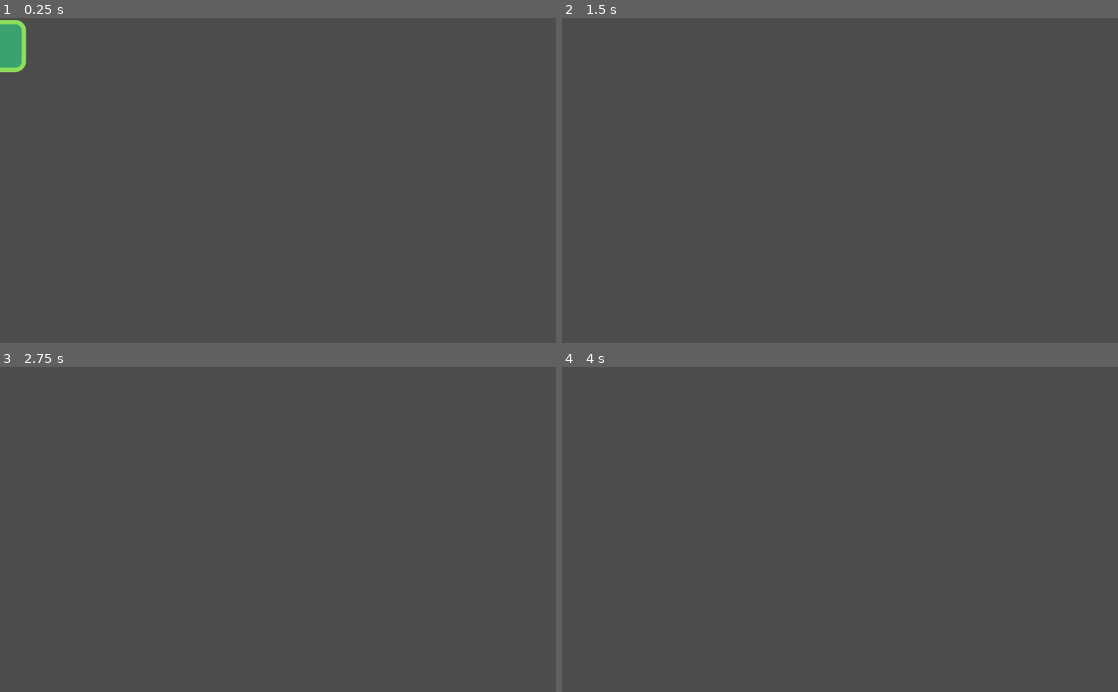
Above: before the commit, frames 1-4 (two rows, left to right).
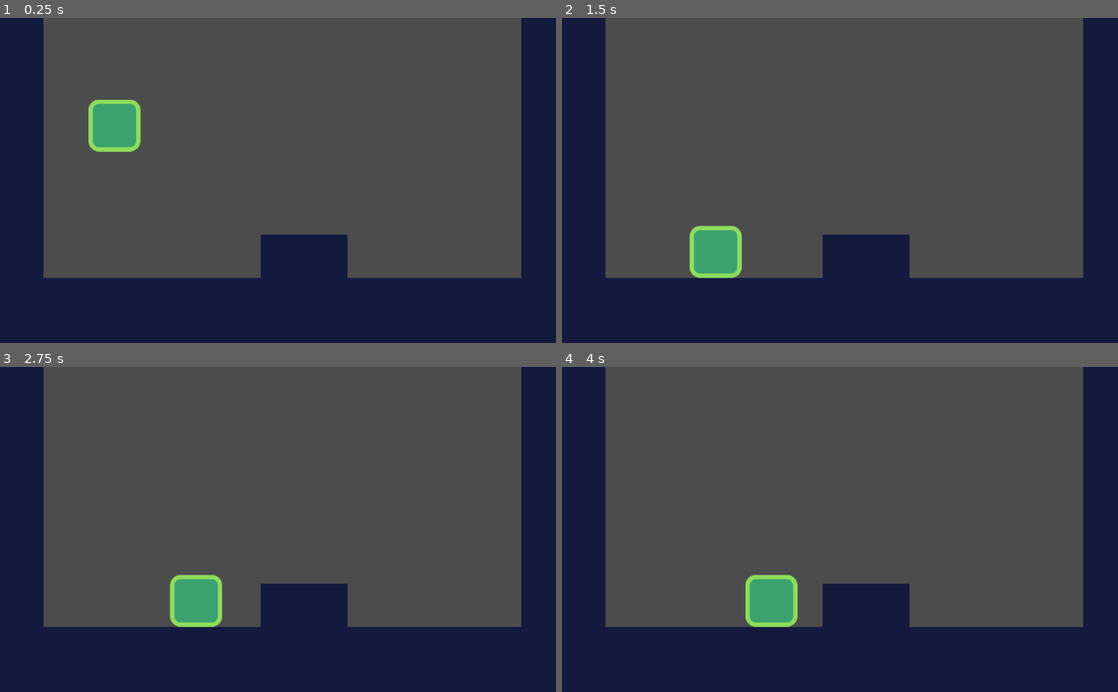
Above: after the commit, the same moments.

Repository: agwaldron/OwlGame
Game: Godot game, scene res://src/Levels/LevelTemplate.tscn
Two runs of this game, one before a commit and one after it. Both use one fixed random seed, a clock stepped at 60 frames per second and the inputs below. Before the commit the project starts from res://src/Player/Player.tscn.
Inputs:
- Up to frame 1 (0.25 s): no input
- Up to frame 2 (1.5 s): hold Right (ui_right) 0.53-1.28 s; hold Down (ui_down) from 1.28 s (still down)
- Up to frame 3 (2.75 s): release Down (ui_down) at 2.03 s; hold Right (ui_right) from 2.03 s (still down)
- Up to frame 4 (4 s): release Right (ui_right) at 2.78 s; hold Up (ui_up) 2.78-3.53 s; hold Left (ui_left) from 3.53 s (still down)

The runs differ from the first frame. In frame 1, 35% of the frame differs, in the area x 0-100%, y 0-100%; in frame 2, 35%; in frame 3, 35%; in frame 4, 35%.

Commit message:
Player falls to floor. User can move player left to right

Diff:
--- a/Actor.gd
+++ /dev/null
@@ -1,10 +0,0 @@
-extends KinematicBody2D
-class_name Actor
-
-export var gravity = 3000
-
-var velocity = Vector2.ZERO
-
-func _physics_process(delta):
-	velocity.y += gravity * delta
-	move_and_slide(velocity)
--- a/project.godot
+++ b/project.godot
@@ -8,21 +8,57 @@
 
 config_version=4
 
-_global_script_classes=[ {
-"base": "KinematicBody2D",
-"class": "Actor",
-"language": "GDScript",
-"path": "res://Actor.gd"
-} ]
+_global_script_classes=[  ]
 _global_script_class_icons={
-"Actor": ""
+
 }
 
 [application]
 
 config/name="OwlGame"
-run/main_scene="res://src/Player/Player.tscn"
+run/main_scene="res://src/Levels/LevelTemplate.tscn"
 config/icon="res://icon.png"
+
+[input]
+
+ui_left={
+"deadzone": 0.5,
+"events": [ Object(InputEventKey,"resource_local_to_scene":false,"resource_name":"","device":0,"alt":false,"shift":false,"control":false,"meta":false,"command":false,"pressed":false,"scancode":16777231,"unicode":0,"echo":false,"script":null)
+, Object(InputEventJoypadButton,"resource_local_to_scene":false,"resource_name":"","device":0,"button_index":14,"pressure":0.0,"pressed":false,"script":null)
+, Object(InputEventKey,"resource_local_to_scene":false,"resource_name":"","device":0,"alt":false,"shift":false,"control":false,"meta":false,"command":false,"pressed":false,"scancode":65,"unicode":0,"echo":false,"script":null)
+ ]
+}
+ui_right={
+"deadzone": 0.5,
+"events": [ Object(InputEventKey,"resource_local_to_scene":false,"resource_name":"","device":0,"alt":false,"shift":false,"control":false,"meta":false,"command":false,"pressed":false,"scancode":16777233,"unicode":0,"echo":false,"script":null)
+, Object(InputEventJoypadButton,"resource_local_to_scene":false,"resource_name":"","device":0,"button_index":15,"pressure":0.0,"pressed":false,"script":null)
+, Object(InputEventKey,"resource_local_to_scene":false,"resource_name":"","device":0,"alt":false,"shift":false,"control":false,"meta":false,"command":false,"pressed":false,"scancode":68,"unicode":0,"echo":false,"script":null)
+ ]
+}
+ui_up={
+"deadzone": 0.5,
+"events": [ Object(InputEventKey,"resource_local_to_scene":false,"resource_name":"","device":0,"alt":false,"shift":false,"control":false,"meta":false,"command":false,"pressed":false,"scancode":16777232,"unicode":0,"echo":false,"script":null)
+, Object(InputEventJoypadButton,"resource_local_to_scene":false,"resource_name":"","device":0,"button_index":12,"pressure":0.0,"pressed":false,"script":null)
+, Object(InputEventKey,"resource_local_to_scene":false,"resource_name":"","device":0,"alt":false,"shift":false,"control":false,"meta":false,"command":false,"pressed":false,"scancode":87,"unicode":0,"echo":false,"script":null)
+ ]
+}
+ui_down={
+"deadzone": 0.5,
+"events": [ Object(InputEventKey,"resource_local_to_scene":false,"resource_name":"","device":0,"alt":false,"shift":false,"control":false,"meta":false,"command":false,"pressed":false,"scancode":16777234,"unicode":0,"echo":false,"script":null)
+, Object(InputEventJoypadButton,"resource_local_to_scene":false,"resource_name":"","device":0,"button_index":13,"pressure":0.0,"pressed":false,"script":null)
+, Object(InputEventKey,"resource_local_to_scene":false,"resource_name":"","device":0,"alt":false,"shift":false,"control":false,"meta":false,"command":false,"pressed":false,"scancode":83,"unicode":0,"echo":false,"script":null)
+ ]
+}
+Jump={
+"deadzone": 0.5,
+"events": [ Object(InputEventKey,"resource_local_to_scene":false,"resource_name":"","device":0,"alt":false,"shift":false,"control":false,"meta":false,"command":false,"pressed":false,"scancode":32,"unicode":0,"echo":false,"script":null)
+ ]
+}
+Dash={
+"deadzone": 0.5,
+"events": [ Object(InputEventKey,"resource_local_to_scene":false,"resource_name":"","device":0,"alt":false,"shift":false,"control":false,"meta":false,"command":false,"pressed":false,"scancode":16777237,"unicode":0,"echo":false,"script":null)
+ ]
+}
 
 [rendering]
 
--- /dev/null
+++ b/src/Levels/LevelTemplate.tscn
@@ -0,0 +1,41 @@
+[gd_scene load_steps=5 format=2]
+
+[ext_resource path="res://Assets/start-assets/tileset.png" type="Texture" id=1]
+[ext_resource path="res://src/Player/Player.tscn" type="PackedScene" id=2]
+
+[sub_resource type="ConvexPolygonShape2D" id=2]
+points = PoolVector2Array( 0, 0, 80, 0, 80, 80, 0, 80 )
+
+[sub_resource type="TileSet" id=1]
+0/name = "tileset.png 0"
+0/texture = ExtResource( 1 )
+0/tex_offset = Vector2( 0, 0 )
+0/modulate = Color( 1, 1, 1, 1 )
+0/region = Rect2( 0, 0, 80, 80 )
+0/tile_mode = 0
+0/occluder_offset = Vector2( 0, 0 )
+0/navigation_offset = Vector2( 0, 0 )
+0/shape_offset = Vector2( 0, 0 )
+0/shape_transform = Transform2D( 1, 0, 0, 1, 0, 0 )
+0/shape = SubResource( 2 )
+0/shape_one_way = false
+0/shape_one_way_margin = 1.0
+0/shapes = [ {
+"autotile_coord": Vector2( 0, 0 ),
+"one_way": false,
+"one_way_margin": 1.0,
+"shape": SubResource( 2 ),
+"shape_transform": Transform2D( 1, 0, 0, 1, 0, 0 )
+} ]
+0/z_index = 0
+
+[node name="LevelTemplate" type="Node2D"]
+
+[node name="TileMap" type="TileMap" parent="."]
+tile_set = SubResource( 1 )
+cell_size = Vector2( 80, 80 )
+format = 1
+tile_data = PoolIntArray( 0, 0, 0, 12, 0, 0, 65536, 0, 0, 65548, 0, 0, 131072, 0, 0, 131084, 0, 0, 196608, 0, 0, 196620, 0, 0, 262144, 0, 0, 262156, 0, 0, 327680, 0, 0, 327686, 0, 0, 327687, 0, 0, 327692, 0, 0, 393216, 0, 0, 393217, 0, 0, 393218, 0, 0, 393219, 0, 0, 393220, 0, 0, 393221, 0, 0, 393222, 0, 0, 393223, 0, 0, 393224, 0, 0, 393225, 0, 0, 393226, 0, 0, 393227, 0, 0, 393228, 0, 0, 458752, 0, 0, 458753, 0, 0, 458754, 0, 0, 458755, 0, 0, 458756, 0, 0, 458757, 0, 0, 458758, 0, 0, 458759, 0, 0, 458760, 0, 0, 458761, 0, 0, 458762, 0, 0, 458763, 0, 0, 458764, 0, 0 )
+
+[node name="Player" parent="." instance=ExtResource( 2 )]
+position = Vector2( 210.798, 153.955 )
--- a/src/Player/Player.gd
+++ b/src/Player/Player.gd
@@ -1 +1,49 @@
-extends Actor
+extends KinematicBody2D
+
+export var GRAVITY_ACCELERATION = 3000
+export var MAX_FALL_SPEED = 1000
+export var RUN_ACCELERATION = 250
+export var MAX_RUN_SPEED = 100
+export var FRICTION = 250
+
+enum {
+	RUN,
+	DASH,
+	JUMP
+}
+
+var state = RUN
+var velocity = Vector2.ZERO
+var dash_vector = Vector2.ZERO
+
+func _physics_process(delta):
+	match state:
+		RUN:
+			run_state(delta)
+		DASH:
+			dash_state(delta)
+		JUMP:
+			jump_state(delta)
+
+func run_state(delta):
+	var input_vector = Vector2.ZERO
+	input_vector.x = Input.get_action_strength("ui_right") - Input.get_action_strength("ui_left")
+	input_vector.y = Input.get_action_strength("ui_down") - Input.get_action_strength("ui_up")
+	input_vector = input_vector.normalized()
+
+	if input_vector != Vector2.ZERO:
+		velocity = velocity.move_toward(input_vector * MAX_RUN_SPEED, RUN_ACCELERATION * delta)
+	else:
+		velocity = velocity.move_toward(Vector2.ZERO, FRICTION * delta)
+
+	velocity.y += GRAVITY_ACCELERATION * delta
+	move()
+
+func dash_state(delta):
+	pass
+
+func jump_state(delta):
+	pass
+
+func move():
+	velocity = move_and_slide(velocity)
--- a/src/Player/Player.tscn
+++ b/src/Player/Player.tscn
@@ -7,7 +7,6 @@
 extents = Vector2( 40.0158, 44.3779 )
 
 [node name="Player" type="KinematicBody2D"]
-position = Vector2( 0, -0.218994 )
 script = ExtResource( 2 )
 
 [node name="Sprite" type="Sprite" parent="."]
